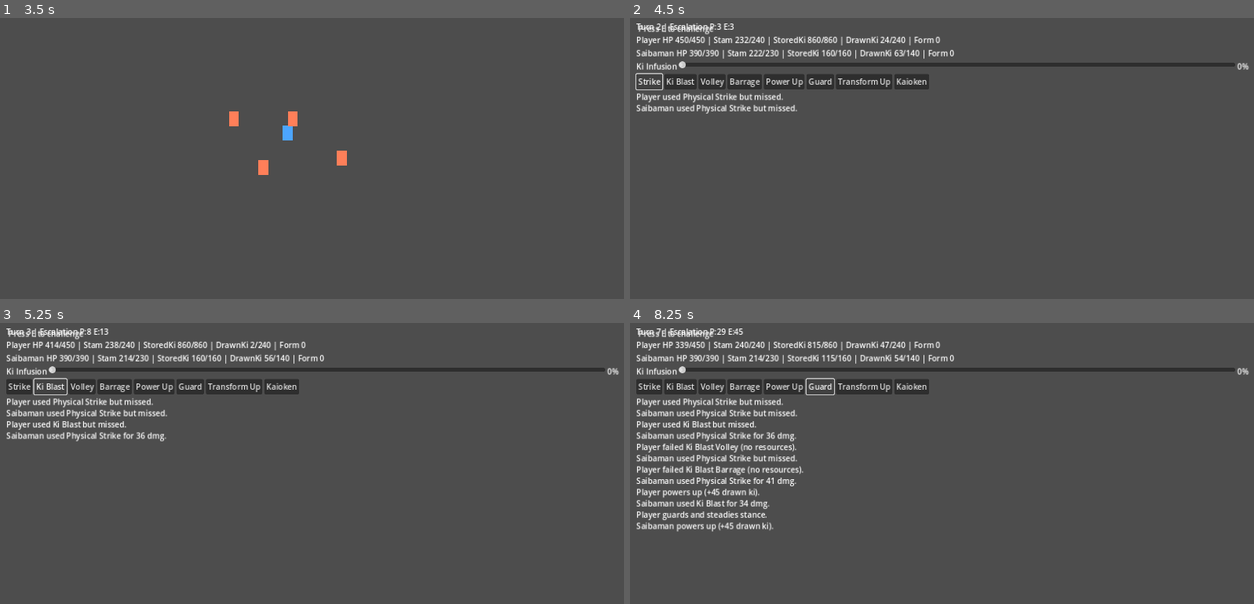
Above: before the commit, frames 1-4 (two rows, left to right).
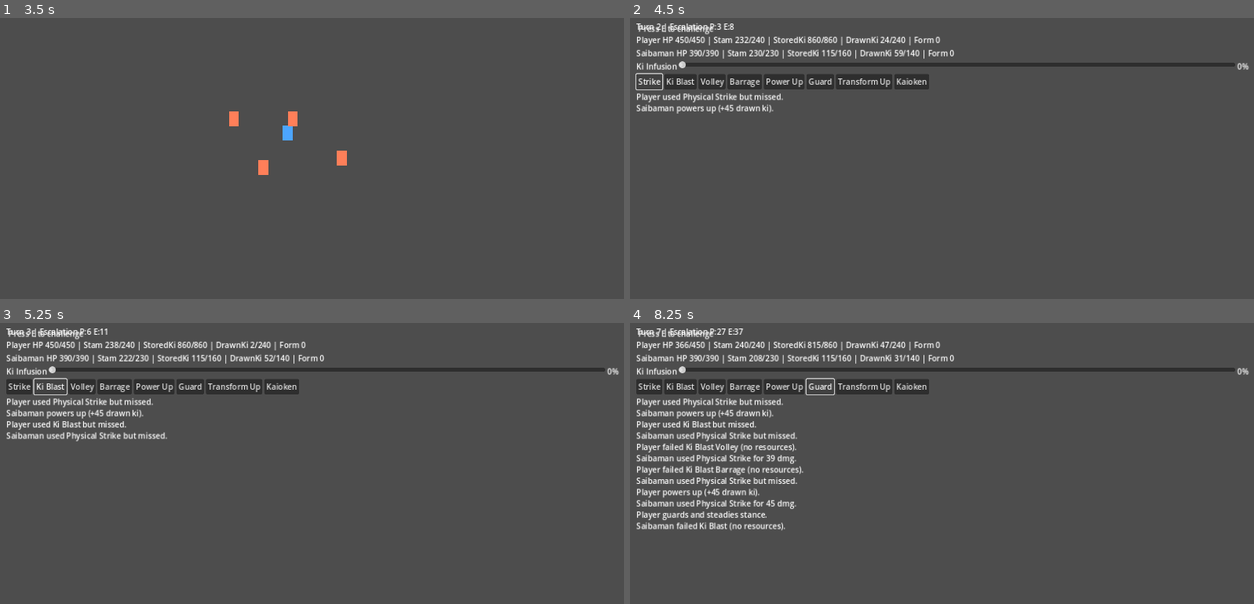
Above: after the commit, the same moments.

Repository: cpt-miche/db-fangame
Game: Godot game, scene res://scenes/main/Main.tscn
Same seed, same stepped clock (60 frames per second), same inputs: the game is played once before the commit and once after it.
Inputs:
- Up to frame 1 (3.5 s): tap Enter at 0.5, 2 s; hold D (move_right) 0.53-1.28 s; hold E (interact) 0.53-1.28 s; tap Space at 1.25, 2.75 s; hold S (move_down) 1.28-2.03 s; tap T at 1.35, 2.85 s; hold D (move_right) 2.03-2.78 s; hold E (interact) 2.03-2.78 s; hold W (move_up) from 2.78 s (still down)
- Up to frame 2 (4.5 s): release W (move_up) at 3.53 s; hold A (move_left) 3.53-4.25 s; hold E (interact) 3.53-4.25 s; click "Strike" at 4.25 s
- Up to frame 3 (5.25 s): click "Ki Blast" at 5 s
- Up to frame 4 (8.25 s): click "Volley" at 5.75 s; click "Barrage" at 6.5 s; click "Power Up" at 7.25 s; click "Guard" at 8 s

Frame 1 is identical in both runs. In frame 2, 0.3% of the frame differs, in the area x 7-44%, y 1-35%; in frame 3, 0.5%; in frame 4, 1.2%, in the area x 7-44%, y 1-75%.

Commit message:
Adjust drawn_ki value for saibaman

Diff:
--- a/resources/fighters/saibaman.tres
+++ b/resources/fighters/saibaman.tres
@@ -12,7 +12,7 @@
 max_stored_ki = 160
 stored_ki = 160
 max_drawn_ki = 140
-drawn_ki = 70
+drawn_ki = 14
 physical_strength = 48
 ki_strength = 36
 speed = 39
